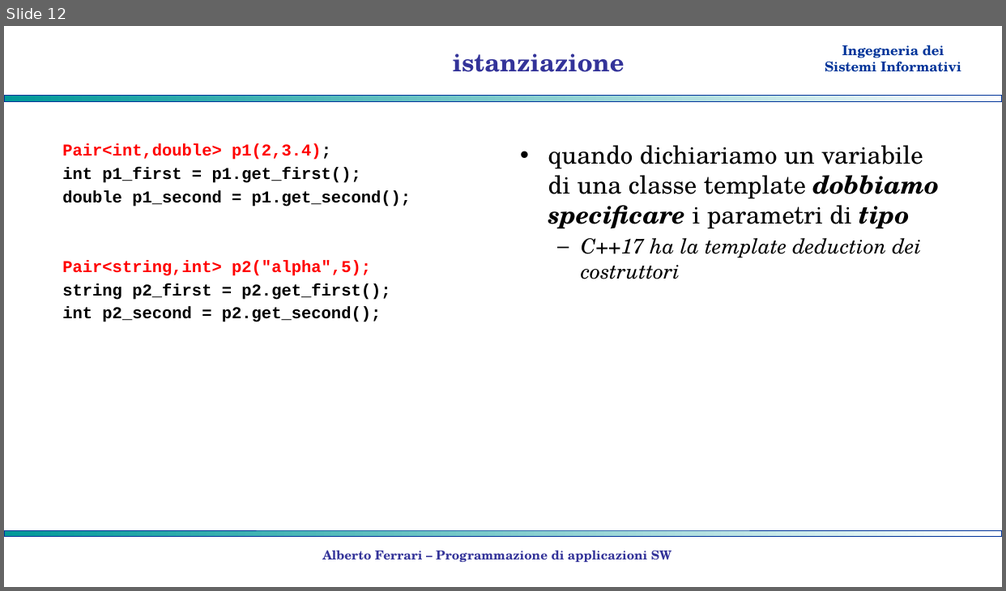
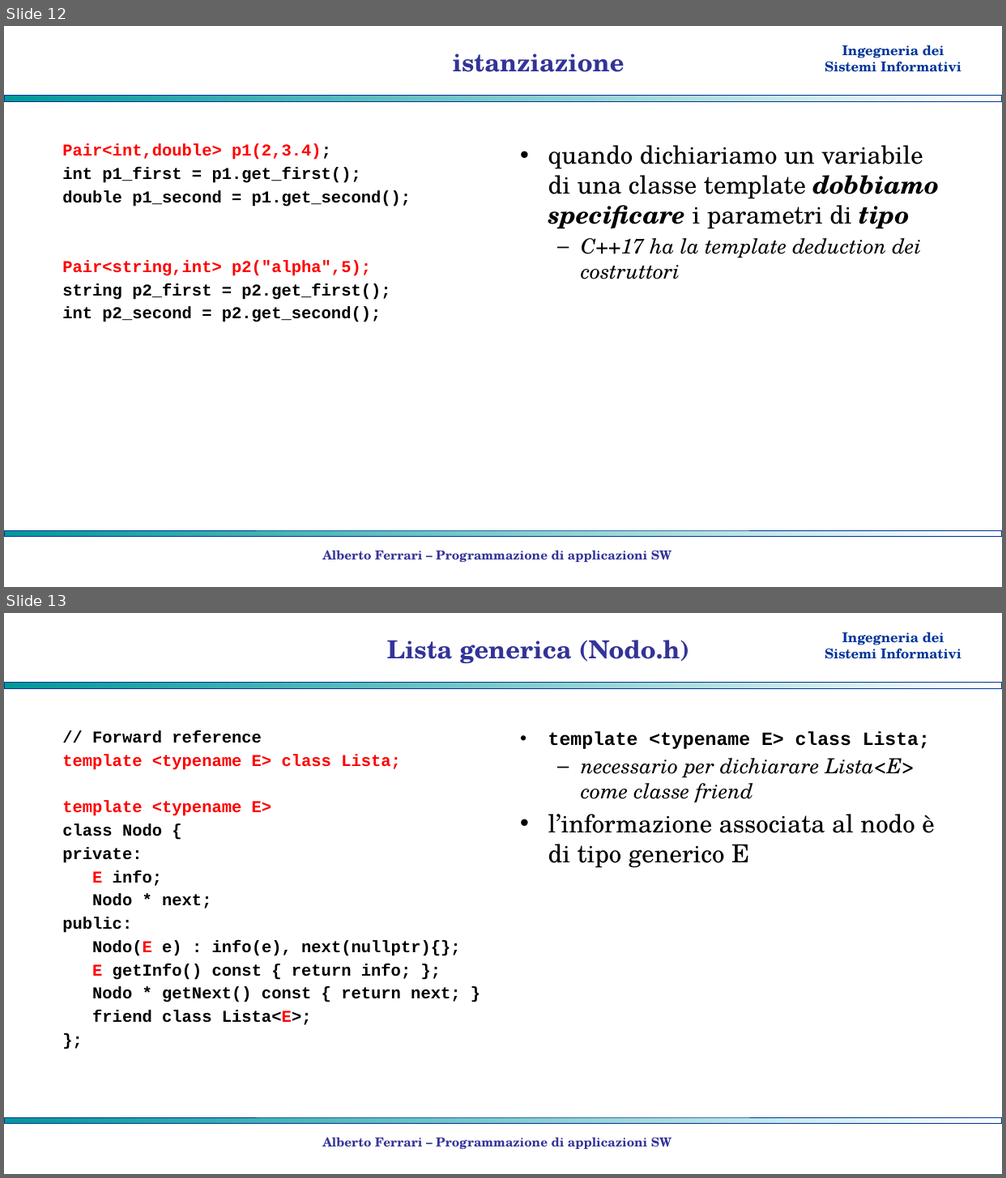
Before and after one commit to albertoferrari/pasw, a slide deck: lezioni/PASW09 - programmazione generica.pptx. Shown one above the other, each under a label of ours: slide 12 before the commit, slides 12 and 13 after it. The pictures are 1006x591 and 1006x1178 pixels, drawn with LibreOffice and Linux fonts; fonts in the diff are those of the drawing; background and template pictures are left out. Boxes give left, top, right and bottom in pixels: in the first picture for what was removed or moved away, otherwise in the second. Text is boxed around its words. In the diff, an @@ line names an element or a change of style, - is before the commit and + after.

```diff
--- a/lezioni/PASW09 - programmazione generica.pptx
+++ b/lezioni/PASW09 - programmazione generica.pptx
@@ slide 13 added at bbox=[4, 613, 1002, 1174], background #FFFFFF; not listed: 3 template elements that a slide beside it also shows @@
@@ title added at bbox=[387, 640, 690, 664], 24 pt, text #333399, bold @@
+Lista generica (Nodo.h)
@@ text added at bbox=[62, 731, 461, 1025], 16 pt, text #000000, bold @@
+// Forward reference
+template <typename E> class Lista;
+template <typename E>
+class Nodo {
+private:
+E info;
+Nodo * next;
+public:
+Nodo(E e) : info(e), next(nullptr){};
+E getInfo() const { return info; };
+Nodo * getNext() const { return next; }
+friend class Lista<E>;
+};
@@ text added at bbox=[548, 731, 930, 803], 20 pt, text #000000 @@
+• template <typename E> class Lista;
+  – necessario per dichiarare Lista<E> come classe friend
+• l’informazione associata al nodo è di tipo generico E
@@ text added at bbox=[322, 1137, 671, 1149], 12 pt, text #333399, bold @@
+Alberto Ferrari – Programmazione di applicazioni SW
```
Also in this commit, not shown: 2 slides changed, 2 other slides added, 1 other file.
